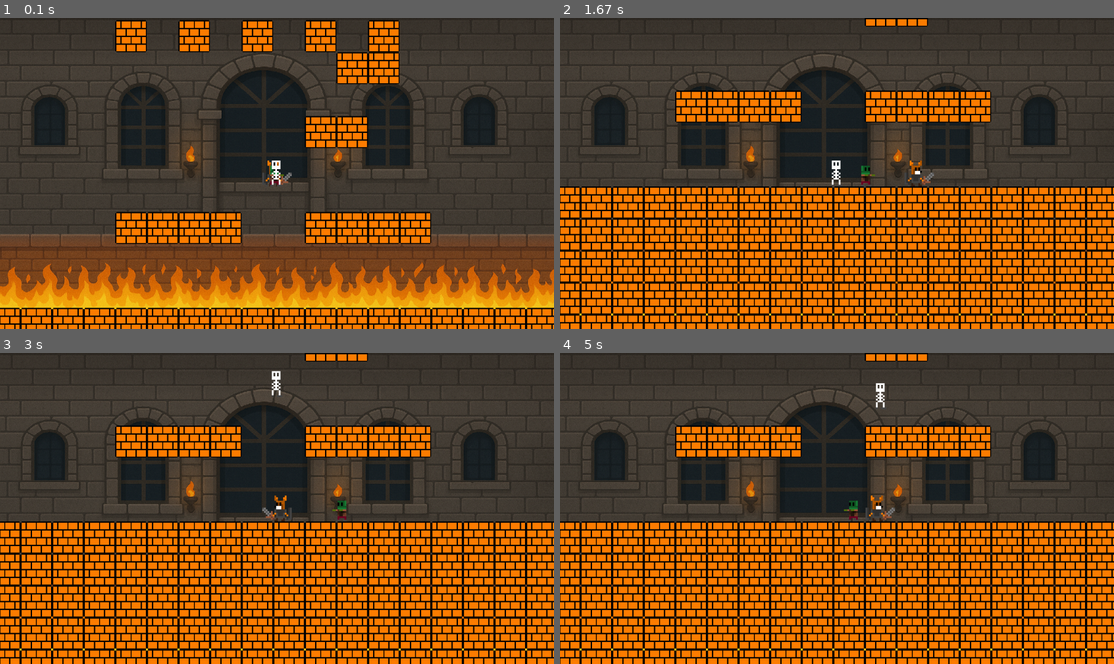
Above: before the commit, frames 1-4 (two rows, left to right).
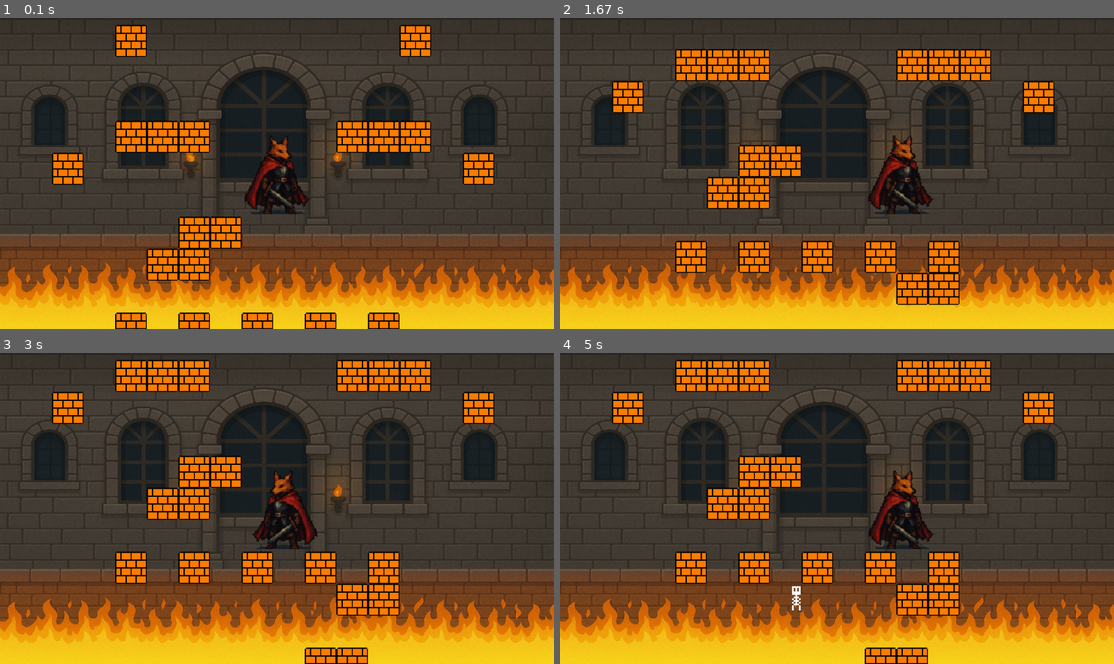
Above: after the commit, the same moments.

Repository: Victor-LP/pygame
Game: pygame game, started from CastleInsper.py
The game is run twice, just before and just after one commit, with the same random seed, the same clock (stepped at 60 frames per second) and the same inputs.
Inputs:
- Up to frame 1 (0.1 s): no input
- Up to frame 2 (1.67 s): tap Space at 0.33 s; hold D 0.67-1.13 s; hold W 1.17-1.47 s; hold D from 1.5 s (still down)
- Up to frame 3 (3 s): release D at 1.97 s; hold A 2-2.53 s; hold A 2.57-2.97 s
- Up to frame 4 (5 s): hold W 3-3.37 s; hold D 3.4-4.03 s; hold A 4.07-4.53 s; hold D from 4.57 s (still down)

The runs differ from the first frame. In frame 1, 23% of the frame differs, in the area x 0-100%, y 0-100%; in frame 2, 55%; in frame 3, 55%; in frame 4, 55%.

Commit message:
muda jogador

Diff:
--- a/config.py
+++ b/config.py
@@ -18,7 +18,7 @@
 JUMP_SIZE = -20
 
 # ========== CONFIGURAÇÕES DE SPRITES ==========
-PLAYER_SCALE = 4
+PLAYER_SCALE = 0.4
 ZOMBIE_SCALE = 4
 SKELETON_SCALE = 4
 BAT_SCALE = 3
Binary file changed: assets/img/playerteste1.png
